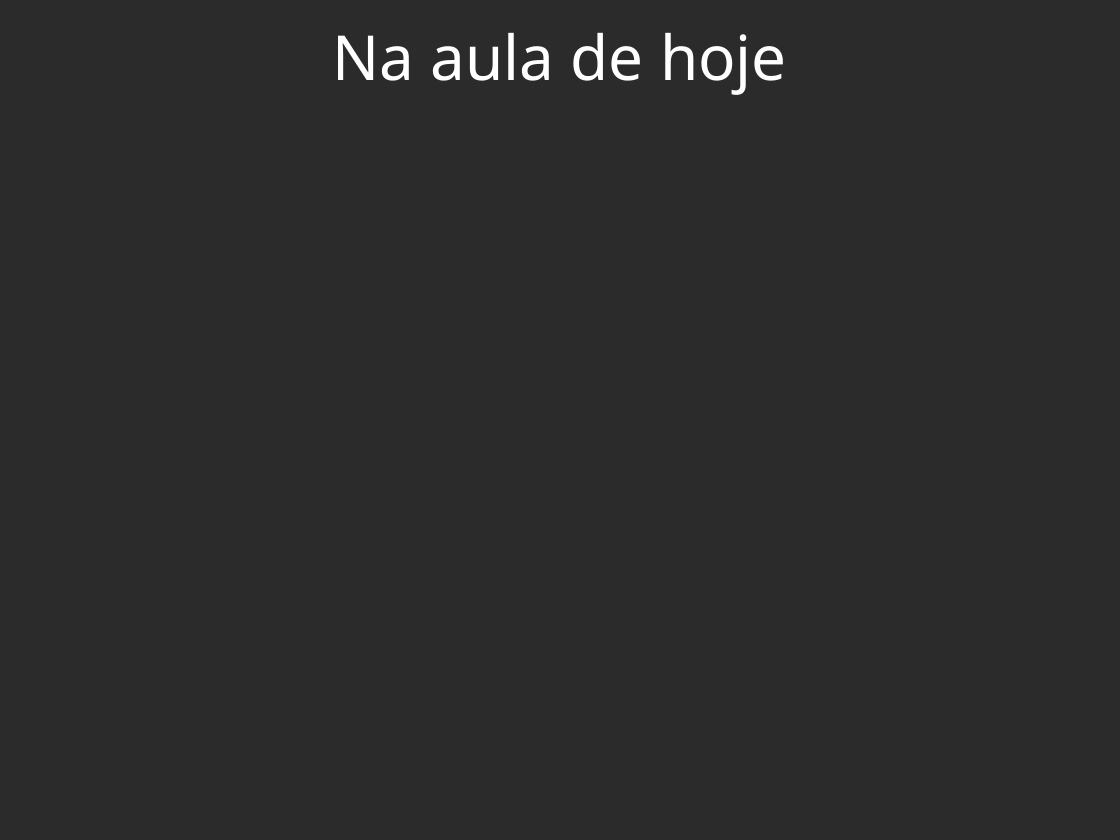
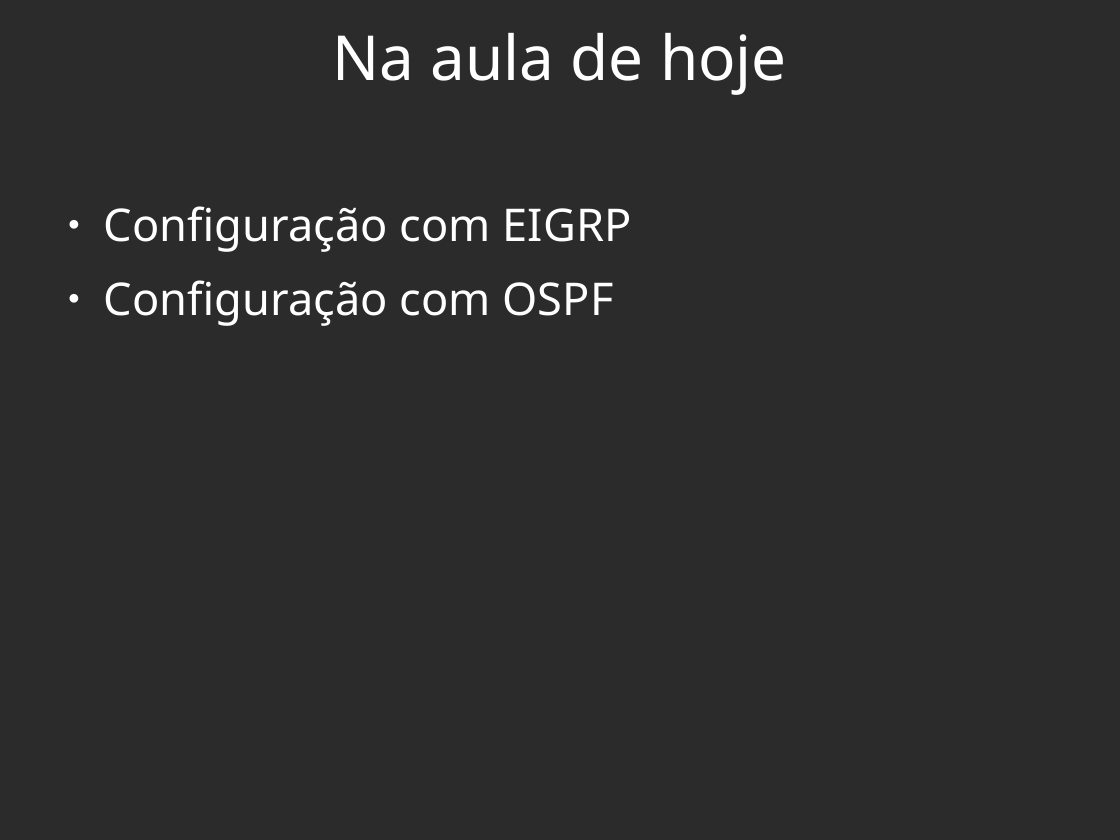
Before and after one commit to viniciusalveshax/aulas, a slide deck: slide 3 of redes-2/pdf12-roteadores4-rotas-dinamicas2/pdf12-roteadores4-rotas-dinamicas2.odp. Drawn at 1120x840 pixels with LibreOffice and Linux fonts; fonts in the diff are those of the drawing; background and template pictures are left out; a plain dark background stands for a picture behind light text. Boxes give left, top, right and bottom in pixels: in the first picture for what was removed or moved away, otherwise in the second. Text is boxed around its words. In the diff, an @@ line names an element or a change of style, - is before the commit and + after.

```diff
--- a/redes-2/pdf12-roteadores4-rotas-dinamicas2/pdf12-roteadores4-rotas-dinamicas2.odp
+++ b/redes-2/pdf12-roteadores4-rotas-dinamicas2/pdf12-roteadores4-rotas-dinamicas2.odp
@@ text added at [104,206,632,326], 32 pt, text #FFFFFF @@
+● Configuração com EIGRP
+● Configuração com OSPF
```
Also in this commit, not shown: 3 other slides changed, 9 slides added, 20 slides removed, 3 other files.
